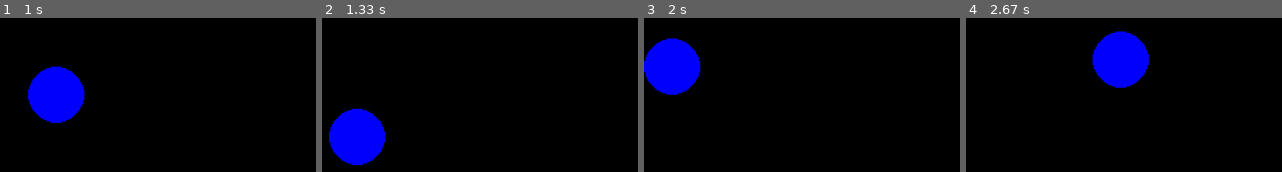
Above: before the commit, frames 1-4 (left to right).
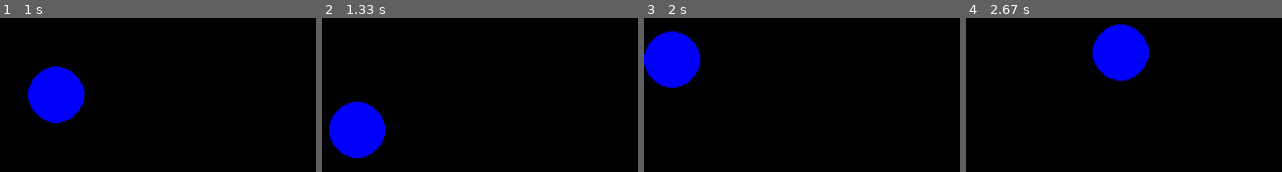
Above: after the commit, the same moments.

Repository: DiscoBizzle/Ghost-Simulator
Game: pygame game, started from Main.py
Two runs of this game, one before a commit and one after it. Both use one fixed random seed, a clock stepped at 60 frames per second and the inputs below.
Inputs:
- Up to frame 1 (1 s): hold Left 0.33-0.87 s; hold Down from 0.9 s (still down)
- Up to frame 2 (1.33 s): release Down at 1.2 s; hold Left from 1.23 s (still down)
- Up to frame 3 (2 s): release Left at 1.63 s; hold Up from 1.67 s (still down)
- Up to frame 4 (2.67 s): release Up at 2.03 s; hold Right from 2.07 s (still down)

Frame 1 is identical in both runs. In frame 2, 2.0% of the frame differs, in the area x 2-21%, y 53-96%; in frame 3, 2.0%; in frame 4, 2.0%.

Commit message:
Merge branch 'master' of https://github.com/DiscoBizzle/Ghost-Simulator
Conflicts:
	PlayerClass.py

Diff:
--- a/Constants.py
+++ b/Constants.py
@@ -4,4 +4,5 @@
 MAIN_GAME = 2
 GAME_WIDTH = 640
 GAME_HEIGHT = 360
+LEVEL_WIDTH, LEVEL_HEIGHT = 320, 180
 TILE_SIZE = 40
--- a/PlayerClass.py
+++ b/PlayerClass.py
@@ -4,19 +4,26 @@
 
 def check_screen_collision(p):
     pro_pos = (p.coord[0] + p.velocity[0], p.coord[1] + p.velocity[1])
-    if pro_pos[0] >= 0 and pro_pos[0] + p.dimensions[0] <= GAME_WIDTH and \
-       pro_pos[1] >= 0 and pro_pos[1] + p.dimensions[1] <= GAME_HEIGHT:
+    if pro_pos[0] >= 0 and pro_pos[0] + p.dimensions[0] <= LEVEL_WIDTH and \
+       pro_pos[1] >= 0 and pro_pos[1] + p.dimensions[1] <= LEVEL_HEIGHT:
         return pro_pos
-    elif p.velocity[0] <= 0 and pro_pos[0] <= 0:
-        return (0, pro_pos[1])
-    elif p.velocity[1] <= 0 and pro_pos[1] <= 0:
-        return (pro_pos[0], 0)
-    elif p.velocity[0] >= 0 and pro_pos[0] >= GAME_WIDTH:
-        return (GAME_WIDTH, pro_pos[1])
-    elif p.velocity[1] >= 0 and pro_pos[1] >= GAME_HEIGHT:
-        return (pro_pos[0], GAME_HEIGHT)
 
-    return p.coord
+    x, y = pro_pos
+
+    if p.velocity[0] < 0:
+        if p.coord[0] + p.velocity[0] <= 0:
+            x = 0
+    elif p.velocity[0] > 0:
+        if p.coord[0] + p.dimensions[0] + p.velocity[0] >= LEVEL_WIDTH:
+            x = LEVEL_WIDTH - p.dimensions[0]
+    if p.velocity[1] < 0:
+        if p.coord[1] + p.velocity[1] <= 0:
+            y = 0
+    elif p.velocity[1] > 0:
+        if p.coord[1] + p.dimensions[1] + p.velocity[1] >= LEVEL_HEIGHT:
+            y = LEVEL_HEIGHT - p.dimensions[1]
+
+    return x, y
 
 
 class Player:
